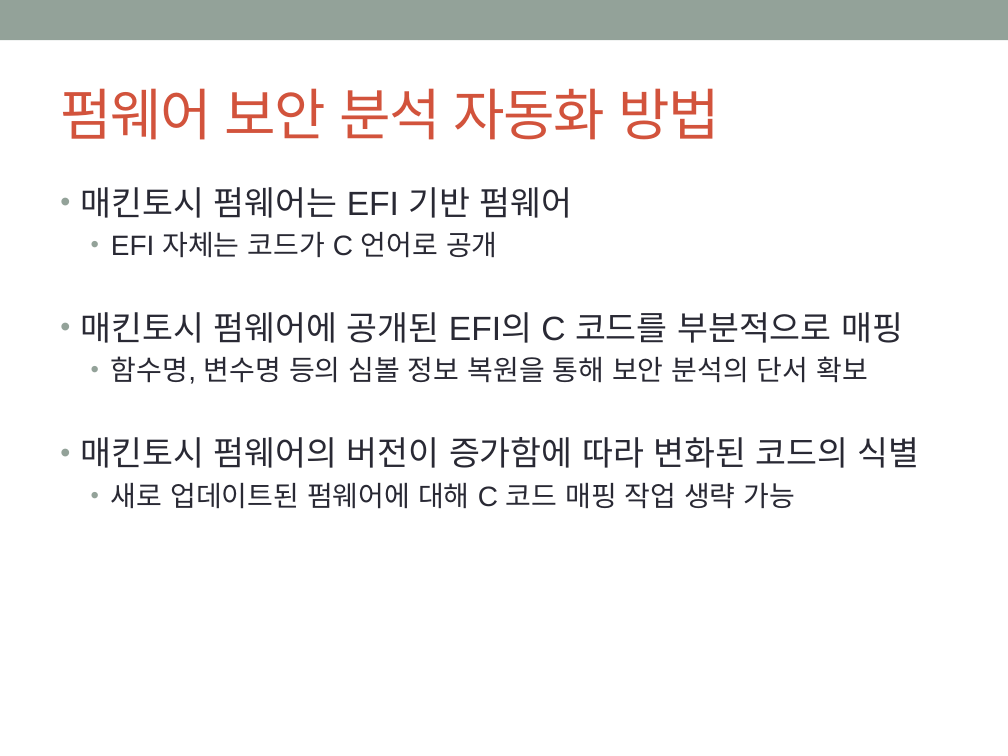
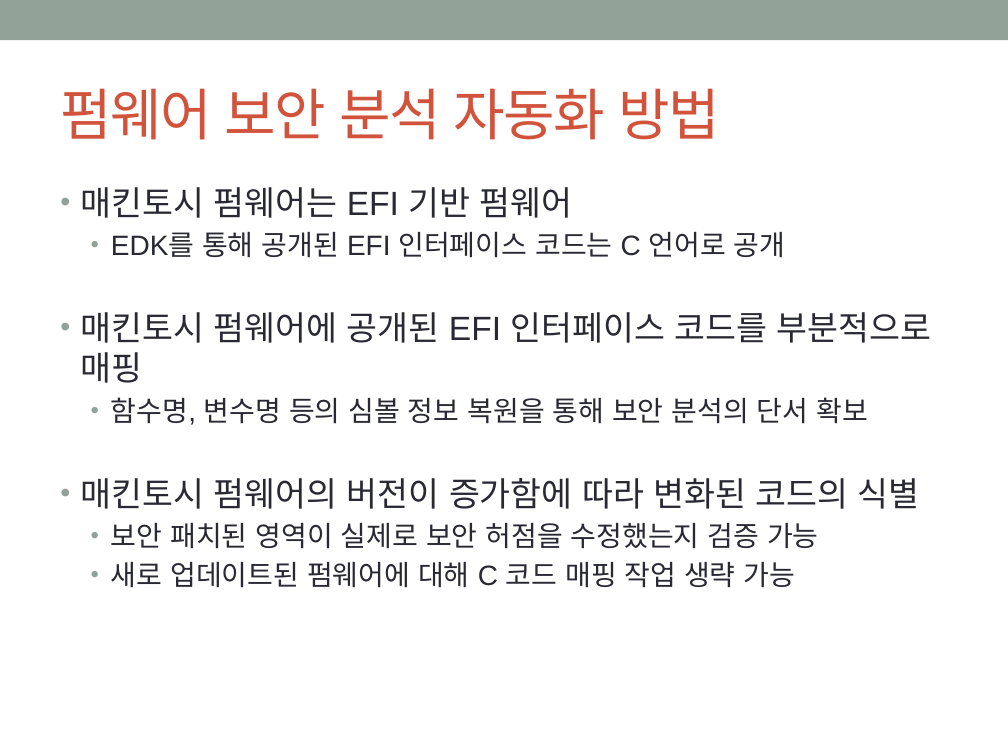
Before and after one commit to godthem90/Mac_Security_S4, a slide deck: slide 3 of 맥 중간발표.pptx (slide 2 before the commit). Drawn at 1008x756 pixels with LibreOffice and Linux fonts; fonts in the diff are those of the drawing. Boxes give left, top, right and bottom in pixels: in the first picture for what was removed or moved away, otherwise in the second. Text is boxed around its words. In the diff, an @@ line names an element or a change of style, - is before the commit and + after.

```diff
--- a/맥 중간발표.pptx
+++ b/맥 중간발표.pptx
@@ text at [81, 232, 932, 383]: text changed @@
-  • EFI 자체는 코드가 C 언어로 공개
-• 매킨토시 펌웨어에 공개된 EFI의 C 코드를 부분적으로 매핑
+  • EDK를 통해 공개된 EFI 인터페이스 코드는 C 언어로 공개
+• 매킨토시 펌웨어에 공개된 EFI 인터페이스 코드를 부분적으로 매핑
@@ text at [111, 523, 819, 549]: paragraph added @@
+  • 보안 패치된 영역이 실제로 보안 허점을 수정했는지 검증 가능
```
Also in this commit, not shown: 13 other slides changed, 6 slides added.
